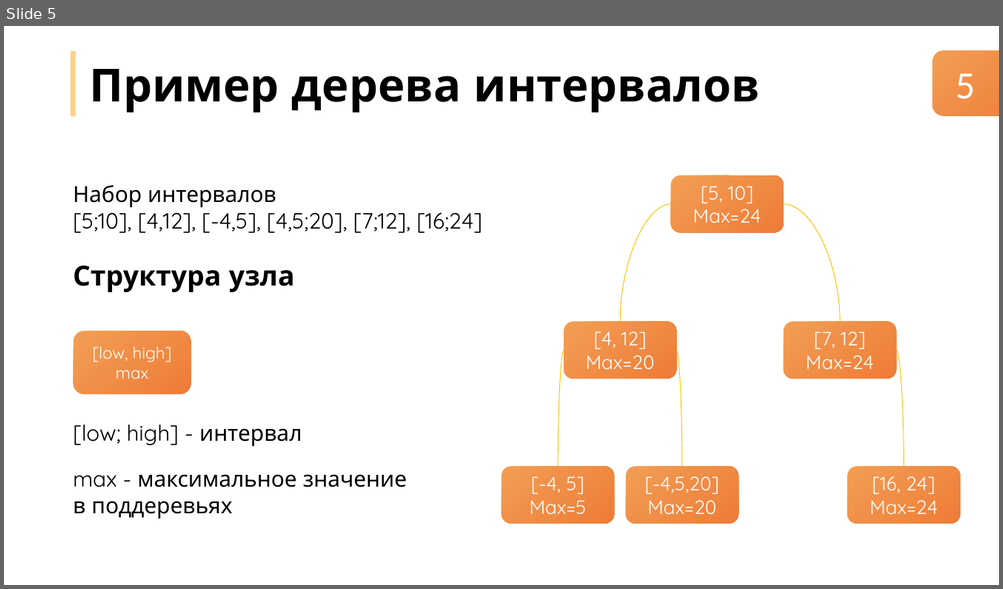
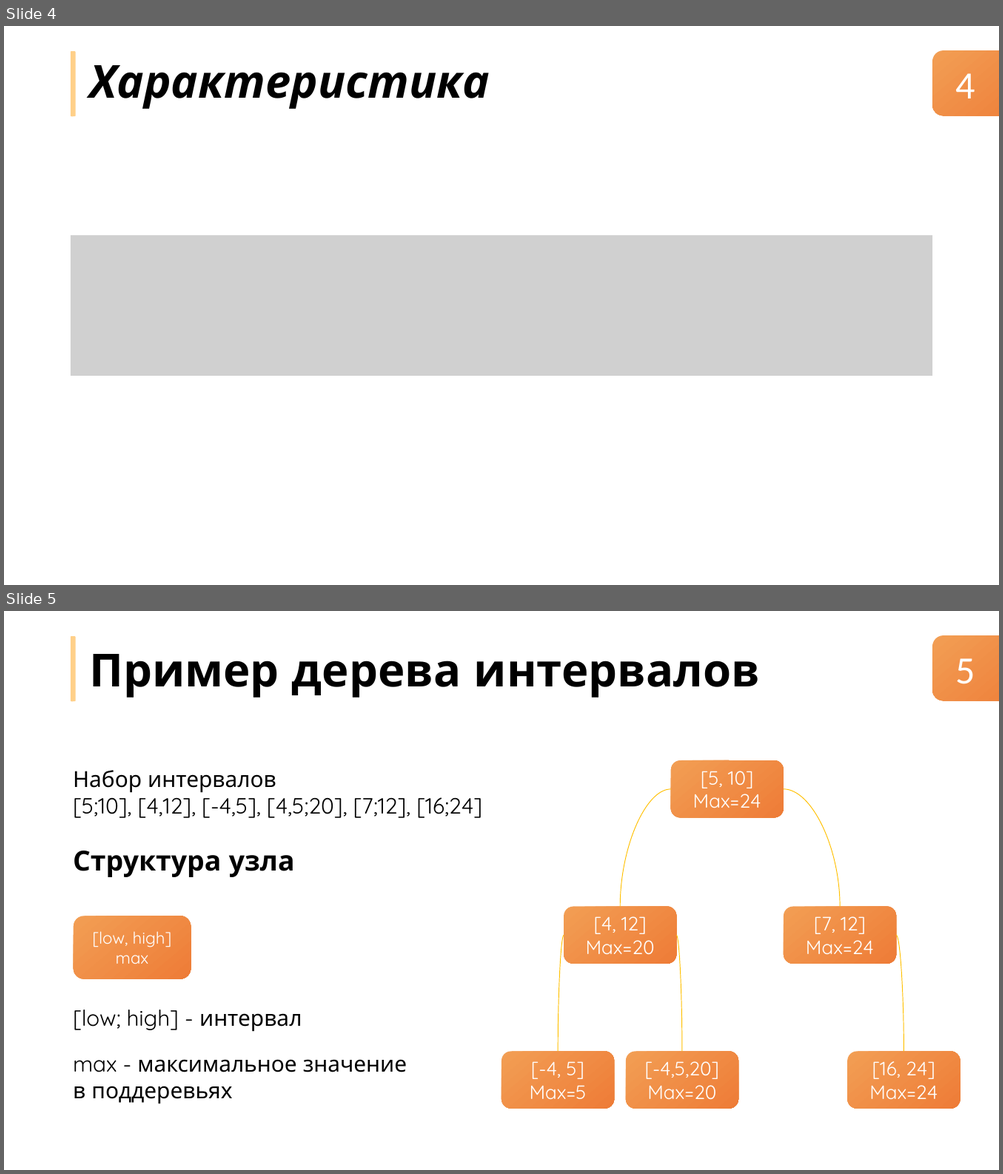
Before and after one commit to nikitachurganov/Interval-Tree, a slide deck: Дерево интервалов.pptx. Shown one above the other, each under a label of ours: slide 5 before the commit, slides 4 and 5 after it. The pictures are 1003x589 and 1003x1174 pixels, drawn with LibreOffice and Linux fonts; fonts in the diff are those of the drawing; grey boxes stand for pictures. Boxes give left, top, right and bottom in pixels: in the first picture for what was removed or moved away, otherwise in the second. Text is boxed around its words. In the diff, an @@ line names an element or a change of style, - is before the commit and + after.

```diff
--- a/Дерево интервалов.pptx
+++ b/Дерево интервалов.pptx
@@ slide 4 added at (4, 26, 999, 585), background #FFFFFF @@
@@ rounded rectangle added at (71, 51, 76, 116), fill #FFD089 @@
@@ text added at (89, 65, 489, 109), 33 pt, text #000000, bold, italic @@
+Характеристика
@@ rounded rectangle added at (932, 51, 999, 116), fill gradient #F29E54 to #EE7C37 @@
@@ text added at (955, 73, 974, 99), 28 pt, text #FFFFFF @@
+4
@@ picture added at (71, 236, 932, 376) @@
```
Also in this commit, not shown: 5 slides changed, 1 slide removed.
